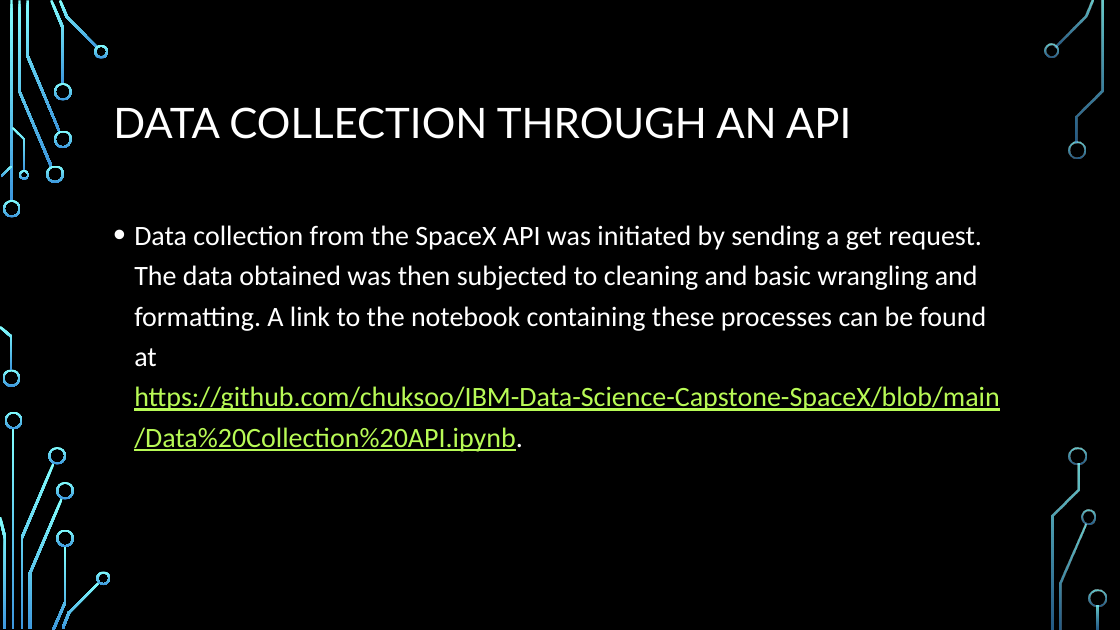
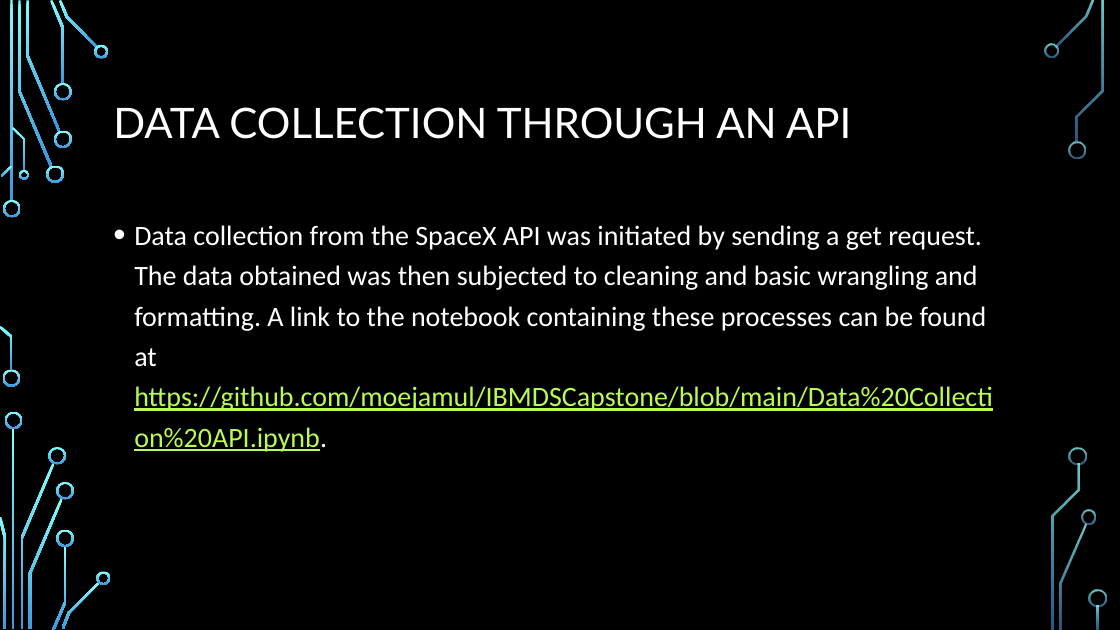
Before and after one commit to moejamul/IBMDSCapstone, a slide deck: slide 7 of Mohamad Jammoul-Presentation.pptx. Drawn at 1120x630 pixels with LibreOffice and Linux fonts; fonts in the diff are those of the drawing; background and template pictures are left out. Boxes give left, top, right and bottom in pixels: in the first picture for what was removed or moved away, otherwise in the second. Text is boxed around its words. In the diff, an @@ line names an element or a change of style, - is before the commit and + after.

Commit message:
updated ppt

```diff
--- a/Mohamad Jammoul-Presentation.pptx
+++ b/Mohamad Jammoul-Presentation.pptx
@@ text at [134,225,993,452]: text changed @@
-• Data collection from the SpaceX API was initiated by sending a get request. The data obtained was then subjected to cleaning and basic wrangling and formatting. A link to the notebook containing these processes can be found at https://github.com/chuksoo/IBM-Data-Science-Capstone-SpaceX/blob/main/Data%20Collection%20API.ipynb.
+• Data collection from the SpaceX API was initiated by sending a get request. The data obtained was then subjected to cleaning and basic wrangling and formatting. A link to the notebook containing these processes can be found at https://github.com/moejamul/IBMDSCapstone/blob/main/Data%20Collection%20API.ipynb.
```
Also in this commit, not shown: 5 other slides changed, 1 other file.
